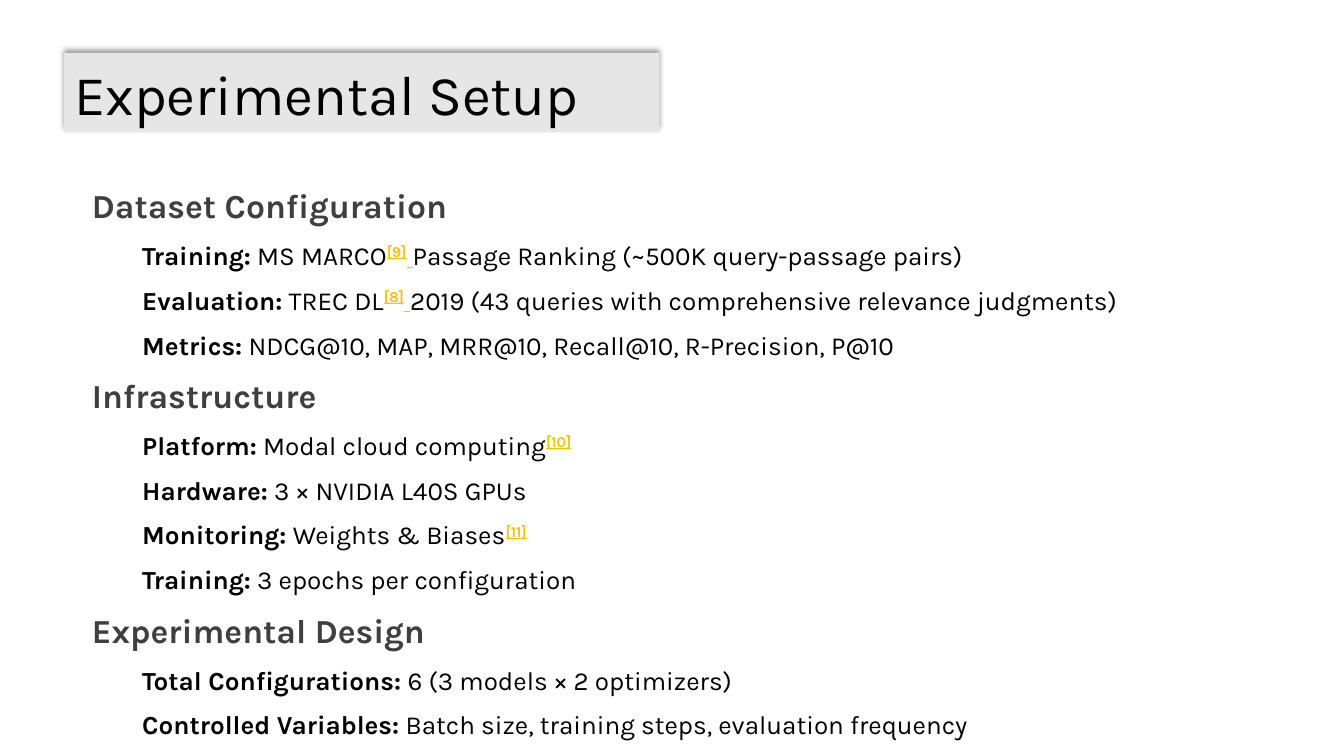
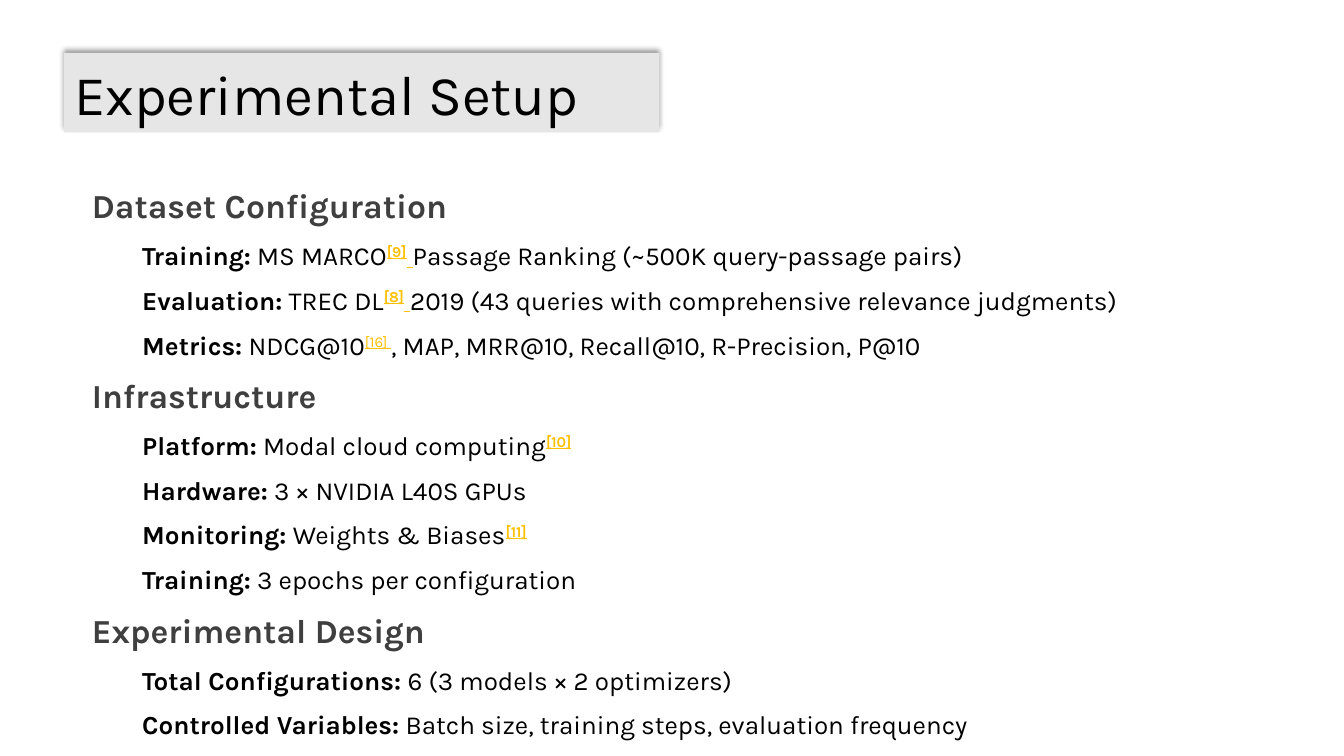
Before and after one commit to skfrost19/cross-encoder-modal, a slide deck: slide 13 of cross_encoder/thesis/Thesis_presentation.pptx. Drawn at 1344x756 pixels with LibreOffice and Linux fonts; fonts in the diff are those of the drawing. Boxes give left, top, right and bottom in pixels: in the first picture for what was removed or moved away, otherwise in the second. Text is boxed around its words. In the diff, an @@ line names an element or a change of style, - is before the commit and + after.

Commit message:
Update metrics notation in thesis presentation and refresh PowerPoint file

```diff
--- a/cross_encoder/thesis/Thesis_presentation.pptx
+++ b/cross_encoder/thesis/Thesis_presentation.pptx
@@ text at [142,336,921,360]: text changed @@
-  Metrics: NDCG@10, MAP, MRR@10, Recall@10, R-Precision, P@10
+  Metrics: NDCG@10[16] , MAP, MRR@10, Recall@10, R-Precision, P@10
```
Also in this commit, not shown: 1 other slide changed, 1 other file.
